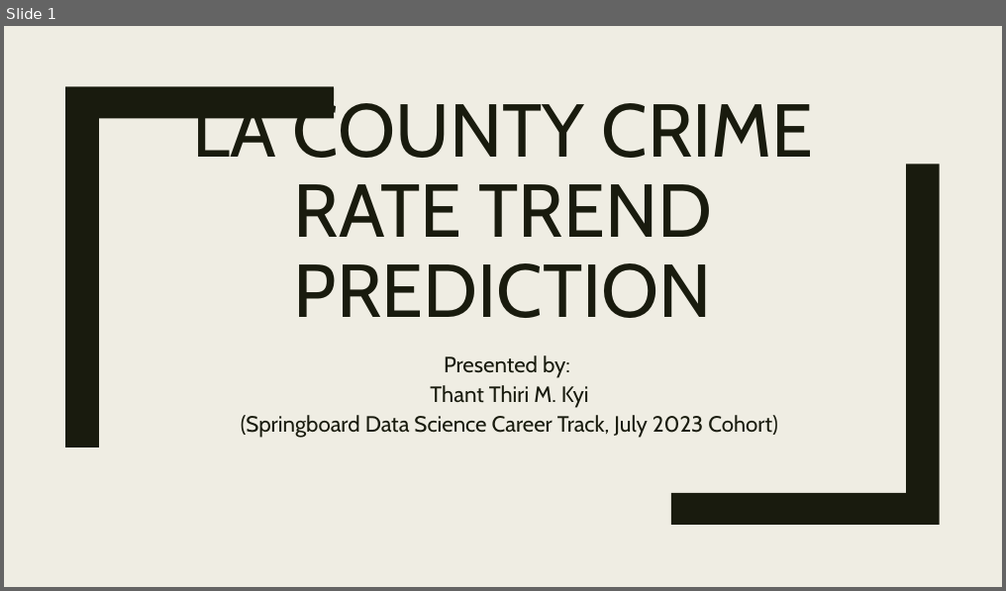
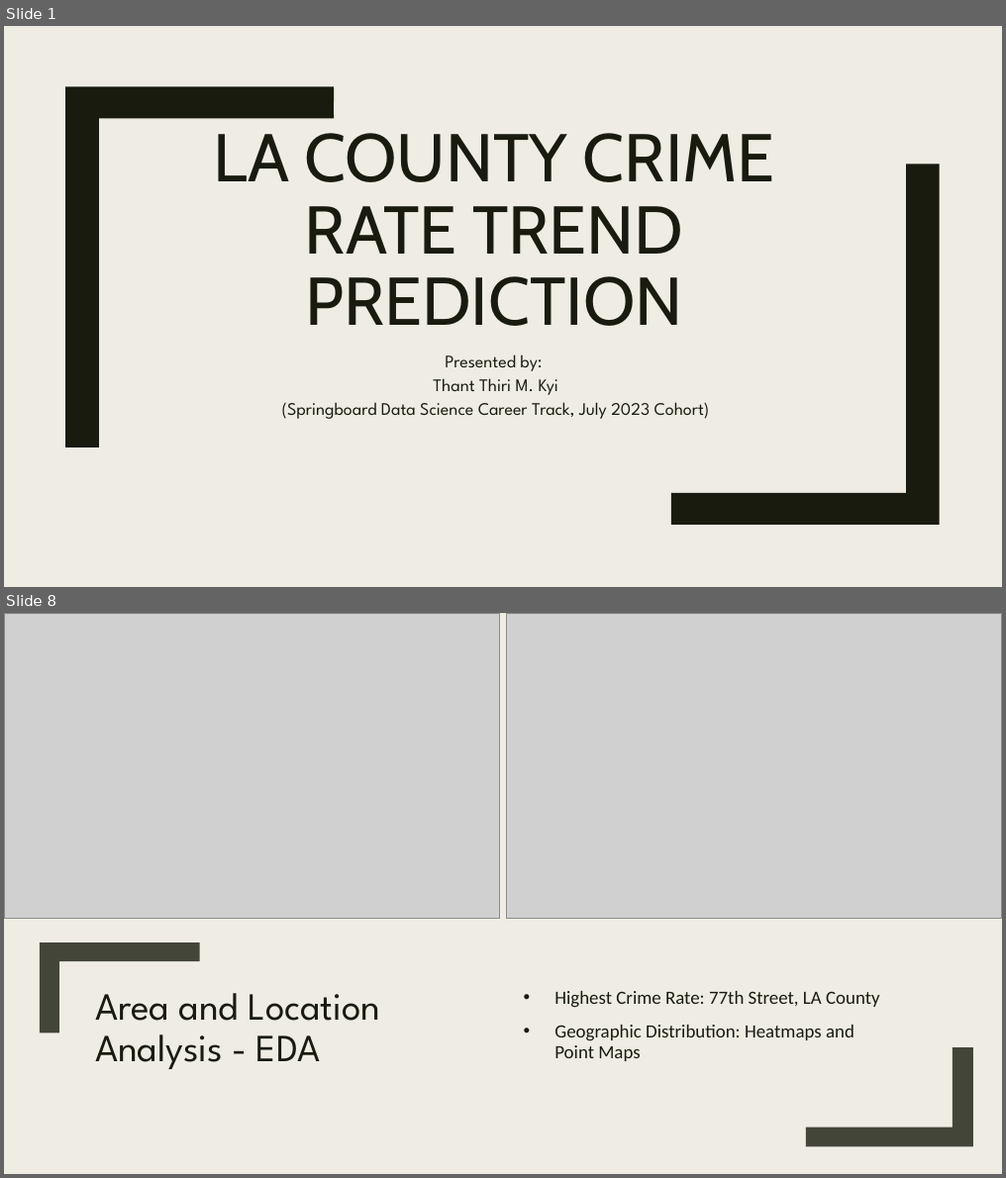
Before and after one commit to thikyi/DataScienceCapstoneTwo, a slide deck: reports/ProjectPresentation_v1.0.pptx. Shown one above the other, each under a label of ours: slide 1 before the commit, slides 1 and 8 after it; the slides between them are not shown. The pictures are 1006x591 and 1006x1178 pixels, drawn with LibreOffice and Linux fonts; fonts in the diff are those of the drawing; grey boxes stand for pictures. Boxes give left, top, right and bottom in pixels: in the first picture for what was removed or moved away, otherwise in the second. Text is boxed around its words. In the diff, an @@ line names an element or a change of style, - is before the commit and + after.

```diff
--- a/reports/ProjectPresentation_v1.0.pptx
+++ b/reports/ProjectPresentation_v1.0.pptx
@@ slide 8 added at <box>4,613,1002,1174</box>, background #EFEDE3 @@
@@ rectangle added at <box>4,613,1002,1174</box>, fill #EFEDE3 @@
@@ picture added at <box>4,613,500,919</box> @@
@@ rectangle added at <box>43,613,61,1174</box>, fill #191B0E @@
@@ picture added at <box>506,613,1002,919</box> @@
@@ freeform shape added at <box>40,943,200,1034</box>, fill #191B0E at 80% opacity @@
@@ title added at <box>95,993,380,1069</box>, 37 pt, text #191B0E @@
+Area and Location Analysis - EDA
@@ text added at <box>554,991,880,1061</box>, 18 pt, text #191B0E @@
+• Highest Crime Rate: 77th Street, LA County
+• Geographic Distribution: Heatmaps and Point Maps
@@ freeform shape added at <box>806,1048,973,1148</box>, fill #191B0E at 80% opacity @@
@@ slide 1 changed as well @@
@@ title "LA COUNTY CRIME RATE TREND ...": place and size @@
-title "LA COUNTY CRIME RATE TREND ..." at <box>192,94,814,318</box>
+title "LA COUNTY CRIME RATE TREND ..." at <box>214,133,774,326</box>
@@ title "LA COUNTY CRIME RATE TREND ..." at <box>214,133,774,326</box>: size 72 to 65 pt @@
@@ subtitle "Presented by:": place and size @@
-subtitle "Presented by:" at <box>241,356,778,438</box>
+subtitle "Presented by:" at <box>282,355,710,419</box>
@@ subtitle "Presented by:" at <box>282,355,710,419</box>: size 21.3 to 17 pt, font Cabin to League Spartan @@
```
Also in this commit, not shown: 14 other slides added, 11 slides removed, 2 other files.
